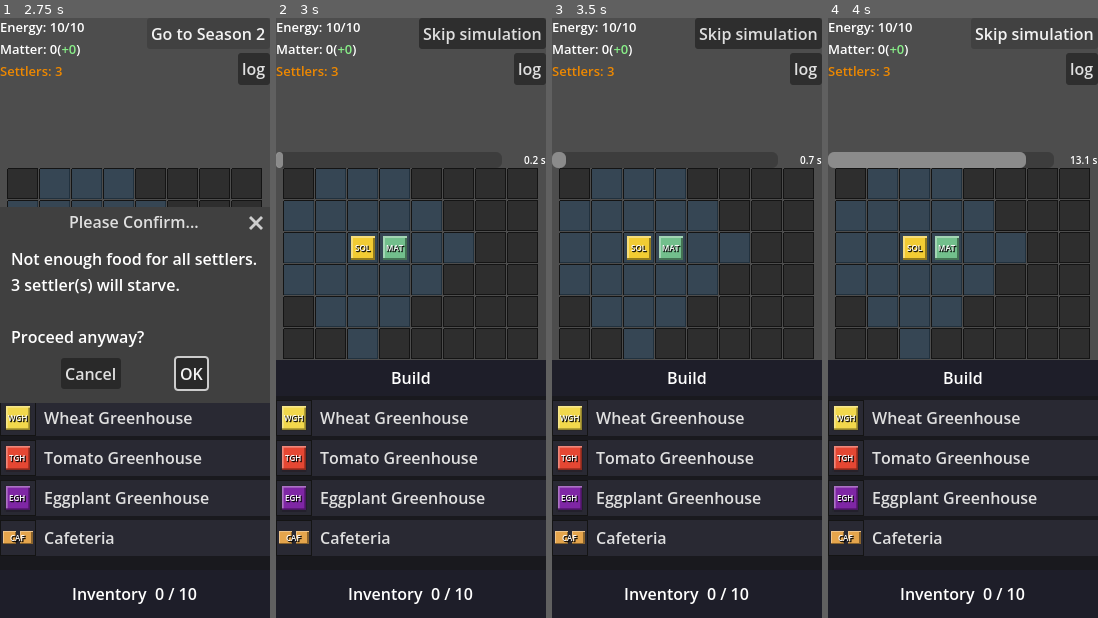
Above: before the commit, frames 1-4 (left to right).
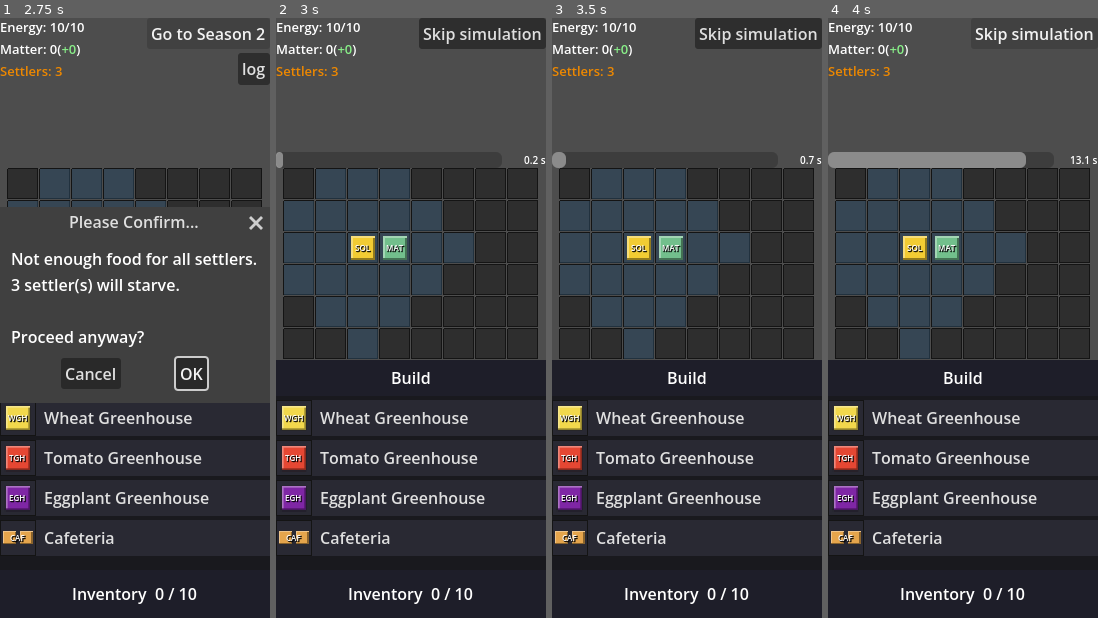
Above: after the commit, the same moments.

Repository: Kirkules/exofarm-vibe
Game: Godot game, scene res://scenes/game/game.tscn
Two runs of this game, one before a commit and one after it. Both use one fixed random seed, a clock stepped at 60 frames per second and the inputs below.
Inputs:
- Up to frame 1 (2.75 s): click "log" at 0.5 s; click "Go to Season 2" at 1.25 s; click "Go to Season 2" at 2 s
- Up to frame 2 (3 s): click "OK" at 2.75 s
- Up to frame 3 (3.5 s): no input
- Up to frame 4 (4 s): click "Skip simulation" at 3.5 s

Frame 1 is identical in both runs. In frame 2, 0.6% of the frame differs, in the area x 88-100%, y 5-12%; in frame 3, 0.6%; in frame 4, 0.6%.

Commit message:
Fix outcome log input capture and scrollbar; update docs
- Block farm grid input while log is open via EventBus.log_overlay_opened/closed,
  connecting to planning_locked in game_grid (same pattern as merge_grid/simulation)
- Hide log button during simulation to prevent conflict with simulation's own lock
- Make scrollbar a full-panel-height indicator, always visible while log is open;
  remove timer-based auto-hide; update on open and on refresh_log

Co-Authored-By: Claude Sonnet 4.6 <noreply@anthropic.com>

Diff:
--- a/scenes/game/ui/hud_ui.gd
+++ b/scenes/game/ui/hud_ui.gd
@@ -53,7 +53,6 @@
 var _log_scroll:          ScrollContainer
 var _log_vbox:            VBoxContainer
 var _log_scrollbar:       ColorRect
-var _log_scrollbar_timer: Timer
 var _log_drag_active:     bool = false
 
 ## Spacer Controls inside each settler row — positioned behind SettlerFoodGrid nodes.
@@ -168,11 +167,6 @@
 	_log_scrollbar.z_index = 1
 	_log_panel.add_child(_log_scrollbar)
 
-	_log_scrollbar_timer = Timer.new()
-	_log_scrollbar_timer.one_shot = true
-	_log_scrollbar_timer.timeout.connect(
-		func() -> void: _log_scrollbar.visible = false)
-	add_child(_log_scrollbar_timer)
 
 func _make_tooltip_panel() -> PanelContainer:
 	var panel: PanelContainer = PanelContainer.new()
@@ -244,7 +238,11 @@
 		_energy_tooltip.visible  = false
 		_matter_tooltip.visible  = false
 		hide_settler_panel()
-		_log_panel.visible = false
+		_log_panel.visible       = false
+		_log_btn.visible         = false
+		# Log overlay is hidden by simulation; grid lock handled by simulation_started signal.
+	else:
+		_log_btn.visible = true
 
 ## Show the settler assignment panel (tooltip + slot spacers for SettlerManager to overlay).
 func show_settler_panel() -> void:
@@ -341,6 +339,7 @@
 				entry.get("timestamp", -1.0)))
 	# Scroll to bottom deferred so layout completes before max_value is queried.
 	call_deferred("_scroll_log_to_bottom")
+	call_deferred("_update_log_scrollbar_indicator")
 
 ## Creates a log entry: label line (with timestamp right-justified), then value on next line.
 ## label_color/value_color are hex strings (e.g. "#88ee88"); empty = no color override.
@@ -517,6 +516,11 @@
 		_matter_tooltip.visible  = false
 		_settler_tooltip.visible = false
 		call_deferred("_scroll_log_to_bottom")
+		call_deferred("_update_log_scrollbar_indicator")
+		EventBus.log_overlay_opened.emit()
+	else:
+		_log_scrollbar.visible = false
+		EventBus.log_overlay_closed.emit()
 
 func _input(event: InputEvent) -> void:
 	if not _log_panel.visible:
@@ -540,6 +544,8 @@
 		return
 	if not _log_panel.get_global_rect().has_point(press_pos):
 		_log_panel.visible = false
+		_log_scrollbar.visible = false
+		EventBus.log_overlay_closed.emit()
 
 func _on_log_panel_input(event: InputEvent) -> void:
 	if event is InputEventMouseButton:
@@ -558,8 +564,6 @@
 
 func _show_log_scrollbar_indicator() -> void:
 	_update_log_scrollbar_indicator()
-	_log_scrollbar.visible = true
-	_log_scrollbar_timer.start(1.0)
 
 func _update_log_scrollbar_indicator() -> void:
 	var panel_h: float  = _log_panel.size.y
@@ -567,12 +571,9 @@
 	if max_scroll <= 0:
 		_log_scrollbar.visible = false
 		return
-	var total_h: float      = panel_h + float(max_scroll)
-	var thumb_h: float      = maxf(panel_h * panel_h / total_h, 16.0)
-	var scroll_ratio: float = float(_log_scroll.scroll_vertical) / float(max_scroll)
-	var thumb_y: float      = scroll_ratio * (panel_h - thumb_h)
-	_log_scrollbar.size     = Vector2(4.0, thumb_h)
-	_log_scrollbar.position = Vector2(_log_panel.size.x - 5.0, thumb_y)
+	_log_scrollbar.size     = Vector2(4.0, panel_h)
+	_log_scrollbar.position = Vector2(_log_panel.size.x - 5.0, 0.0)
+	_log_scrollbar.visible  = true
 
 func _scroll_log_to_bottom() -> void:
 	_log_scroll.scroll_vertical = _log_scroll.get_v_scroll_bar().max_value as int
--- a/scripts/autoloads/event_bus.gd
+++ b/scripts/autoloads/event_bus.gd
@@ -13,6 +13,10 @@
 signal merge_grid_opened(grid: GameGrid)
 signal merge_grid_closed()
 
+# UI overlay events
+signal log_overlay_opened()
+signal log_overlay_closed()
+
 # State events
 signal morale_changed(new_value: int)
 signal settler_count_changed(new_count: int)
--- a/scripts/grid/game_grid.gd
+++ b/scripts/grid/game_grid.gd
@@ -166,6 +166,8 @@
 	grid_data = GridData.new(rows, cols)
 	EventBus.simulation_started.connect(func() -> void: set_planning_locked(true))
 	EventBus.simulation_ended.connect(func() -> void: set_planning_locked(false))
+	EventBus.log_overlay_opened.connect(func() -> void: set_planning_locked(true))
+	EventBus.log_overlay_closed.connect(func() -> void: set_planning_locked(false))
 	EventBus.merge_grid_opened.connect(func(grid: GameGrid) -> void:
 		if grid != self:
 			set_grid_active(false)
Not shown, changed: CLAUDE.md
Not shown, changed: claude_interactions.md
